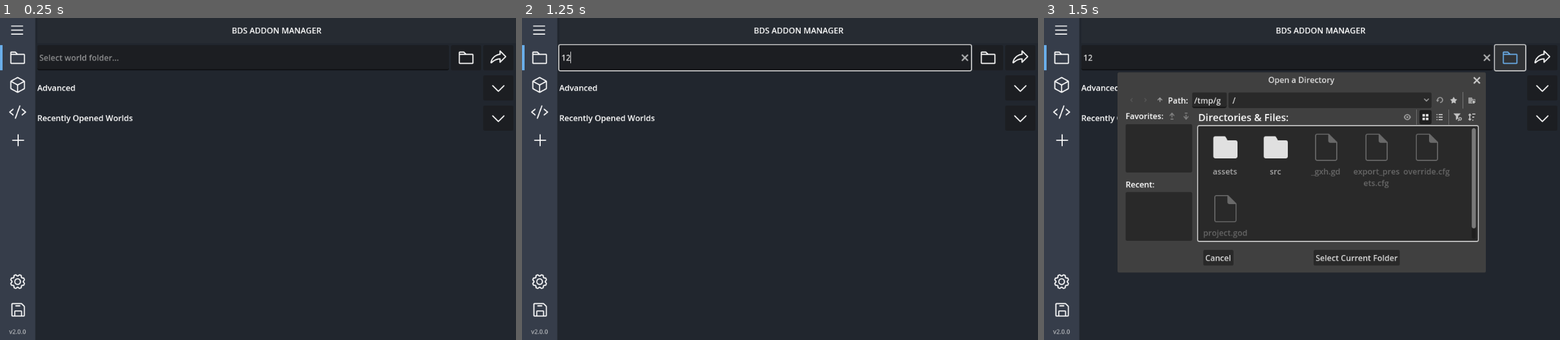
Above: before the commit, frames 1-3 (left to right).
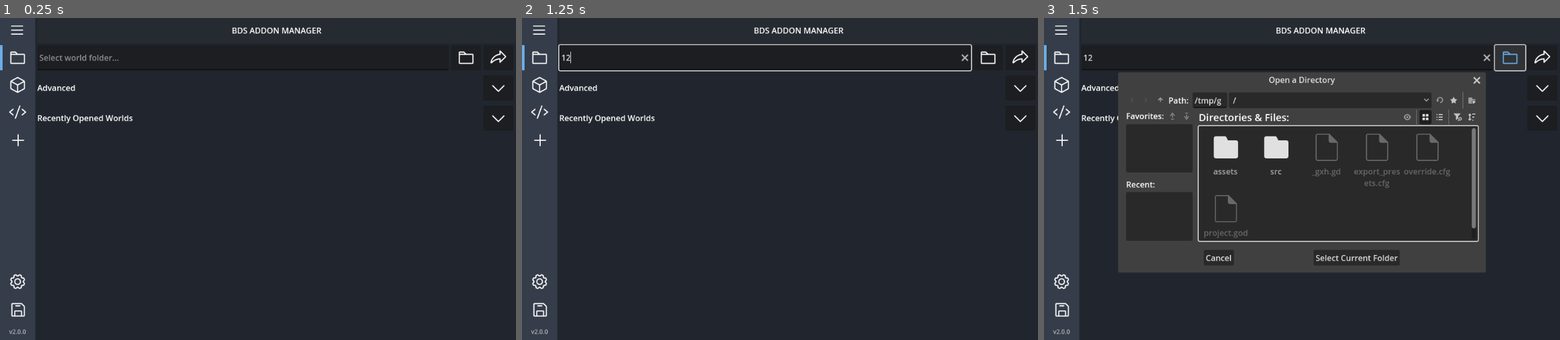
Above: after the commit, the same moments.

Repository: DragonTech26/BDSAddonManager
Game: Godot game, scene res://src/scenes/main.tscn
Same seed, same stepped clock (60 frames per second), same inputs: the game is played once before the commit and once after it.
Inputs (mouse positions are in pixels of both pictures, inside the frame that each line leads up to):
- Up to frame 1 (0.25 s): no input
- Up to frame 2 (1.25 s): click (764, 56) at 0.52 s; type "12" at 0.6 s
- Up to frame 3 (1.5 s): click (1508, 56) at 1.25 s

Frames 1-2 are identical in both runs. In frame 3, 1.2% of the frame differs, in the area x 14-79%, y 17-79%.
Error before the commit: Parse Error: Identifier "pack_version_label" not declared in the current scope. (res://src/scripts/pack_item.gd:21)

Commit message:
Fixed UI highlight bug

Diff:
--- a/src/scenes/pack_item.tscn
+++ b/src/scenes/pack_item.tscn
@@ -16,24 +16,31 @@
 size_flags_horizontal = 3
 script = ExtResource("1_5hvgd")
 
-[node name="Background" type="ColorRect" parent="."]
+[node name="MarginContainer" type="MarginContainer" parent="."]
+layout_mode = 2
+theme_override_constants/margin_left = 1
+theme_override_constants/margin_top = 1
+theme_override_constants/margin_right = 1
+theme_override_constants/margin_bottom = 1
+
+[node name="Background" type="ColorRect" parent="MarginContainer"]
 custom_minimum_size = Vector2(800, 75)
 layout_mode = 2
 size_flags_horizontal = 3
 size_flags_vertical = 3
 color = Color(0.10980392, 0.11764706, 0.13333334, 1)
 
-[node name="HBoxContainer" type="HBoxContainer" parent="."]
+[node name="HBoxContainer" type="HBoxContainer" parent="MarginContainer"]
 layout_mode = 2
 
-[node name="VBoxContainer" type="VBoxContainer" parent="HBoxContainer"]
+[node name="VBoxContainer" type="VBoxContainer" parent="MarginContainer/HBoxContainer"]
 layout_mode = 2
 
-[node name="UpButton" type="Button" parent="HBoxContainer/VBoxContainer"]
+[node name="UpButton" type="Button" parent="MarginContainer/HBoxContainer/VBoxContainer"]
 custom_minimum_size = Vector2(45, 45)
 layout_mode = 2
 
-[node name="TextureRect" type="TextureRect" parent="HBoxContainer/VBoxContainer/UpButton"]
+[node name="TextureRect" type="TextureRect" parent="MarginContainer/HBoxContainer/VBoxContainer/UpButton"]
 layout_mode = 1
 anchors_preset = 15
 anchor_right = 1.0
@@ -44,11 +51,11 @@
 texture = ExtResource("4_kn27u")
 flip_v = true
 
-[node name="DownButton" type="Button" parent="HBoxContainer/VBoxContainer"]
+[node name="DownButton" type="Button" parent="MarginContainer/HBoxContainer/VBoxContainer"]
 custom_minimum_size = Vector2(45, 45)
 layout_mode = 2
 
-[node name="TextureRect" type="TextureRect" parent="HBoxContainer/VBoxContainer/DownButton"]
+[node name="TextureRect" type="TextureRect" parent="MarginContainer/HBoxContainer/VBoxContainer/DownButton"]
 layout_mode = 1
 anchors_preset = 15
 anchor_right = 1.0
@@ -58,14 +65,24 @@
 mouse_default_cursor_shape = 2
 texture = ExtResource("4_kn27u")
 
-[node name="PackIcon" type="TextureRect" parent="HBoxContainer"]
+[node name="PackIcon" type="TextureRect" parent="MarginContainer/HBoxContainer"]
 custom_minimum_size = Vector2(64, 64)
 layout_mode = 2
 mouse_default_cursor_shape = 16
 texture = ExtResource("1_0j157")
 expand_mode = 3
 
-[node name="NameLabel" type="RichTextLabel" parent="HBoxContainer"]
+[node name="VersionLabel" type="RichTextLabel" parent="MarginContainer/HBoxContainer"]
+custom_minimum_size = Vector2(60, 0)
+layout_mode = 2
+theme_override_colors/default_color = Color(0.69411767, 0.7058824, 0.72156864, 1)
+theme_override_font_sizes/normal_font_size = 12
+text = "v00.00.00"
+autowrap_mode = 0
+horizontal_alignment = 1
+vertical_alignment = 1
+
+[node name="NameLabel" type="RichTextLabel" parent="MarginContainer/HBoxContainer"]
 custom_minimum_size = Vector2(250, 16)
 layout_mode = 2
 size_flags_horizontal = 3
@@ -73,7 +90,7 @@
 text = "Resource/Behavior Pack Name"
 fit_content = true
 
-[node name="DependencyInfo" type="TextureRect" parent="HBoxContainer"]
+[node name="DependencyInfo" type="TextureRect" parent="MarginContainer/HBoxContainer"]
 custom_minimum_size = Vector2(25, 25)
 layout_mode = 2
 tooltip_text = "This pack requires a dependency to work properly!"
@@ -82,7 +99,7 @@
 expand_mode = 1
 stretch_mode = 5
 
-[node name="SubpackDropdown" type="OptionButton" parent="HBoxContainer"]
+[node name="SubpackDropdown" type="OptionButton" parent="MarginContainer/HBoxContainer"]
 custom_minimum_size = Vector2(300, 45)
 layout_mode = 2
 size_flags_horizontal = 8
@@ -92,7 +109,7 @@
 clip_text = true
 fit_to_longest_item = false
 
-[node name="CheckBox" type="CheckBox" parent="HBoxContainer"]
+[node name="CheckBox" type="CheckBox" parent="MarginContainer/HBoxContainer"]
 custom_minimum_size = Vector2(45, 45)
 layout_mode = 2
 size_flags_horizontal = 8
@@ -102,15 +119,15 @@
 icon_alignment = 1
 expand_icon = true
 
-[node name="DeleteButton" type="Button" parent="HBoxContainer"]
+[node name="DeleteButton" type="Button" parent="MarginContainer/HBoxContainer"]
 layout_mode = 2
 size_flags_horizontal = 8
 mouse_default_cursor_shape = 2
 theme_override_colors/icon_hover_color = Color(0.7372549, 0.20392157, 0.32156864, 1)
 icon = ExtResource("4_4jlgp")
 
-[connection signal="pressed" from="HBoxContainer/VBoxContainer/UpButton" to="." method="_on_up_button_pressed"]
-[connection signal="pressed" from="HBoxContainer/VBoxContainer/DownButton" to="." method="_on_down_button_pressed"]
-[connection signal="item_selected" from="HBoxContainer/SubpackDropdown" to="." method="_on_subpack_dropdown_item_selected"]
-[connection signal="toggled" from="HBoxContainer/CheckBox" to="." method="_on_check_box_toggled"]
-[connection signal="pressed" from="HBoxContainer/DeleteButton" to="." method="_on_delete_button_pressed"]
+[connection signal="pressed" from="MarginContainer/HBoxContainer/VBoxContainer/UpButton" to="." method="_on_up_button_pressed"]
+[connection signal="pressed" from="MarginContainer/HBoxContainer/VBoxContainer/DownButton" to="." method="_on_down_button_pressed"]
+[connection signal="item_selected" from="MarginContainer/HBoxContainer/SubpackDropdown" to="." method="_on_subpack_dropdown_item_selected"]
+[connection signal="toggled" from="MarginContainer/HBoxContainer/CheckBox" to="." method="_on_check_box_toggled"]
+[connection signal="pressed" from="MarginContainer/HBoxContainer/DeleteButton" to="." method="_on_delete_button_pressed"]
--- a/src/scripts/pack_item.gd
+++ b/src/scripts/pack_item.gd
@@ -4,14 +4,15 @@
 var _delete_dialog: ConfirmationDialog
 var _error_dialog: AcceptDialog
 
-@onready var up_button: Button = $HBoxContainer/VBoxContainer/UpButton
-@onready var down_button: Button = $HBoxContainer/VBoxContainer/DownButton
-@onready var icon: TextureRect = $HBoxContainer/PackIcon
-@onready var name_label: RichTextLabel = $HBoxContainer/NameLabel
-@onready var check_box: CheckBox = $HBoxContainer/CheckBox
-@onready var dropdown: OptionButton = $HBoxContainer/SubpackDropdown
-@onready var delete_btn: Button = $HBoxContainer/DeleteButton
-@onready var dependency_alert: TextureRect = $HBoxContainer/DependencyInfo
+@onready var up_button: Button = $MarginContainer/HBoxContainer/VBoxContainer/UpButton
+@onready var down_button: Button = $MarginContainer/HBoxContainer/VBoxContainer/DownButton
+@onready var icon: TextureRect = $MarginContainer/HBoxContainer/PackIcon
+@onready var pack_version_label: RichTextLabel = $MarginContainer/HBoxContainer/VersionLabel
+@onready var name_label: RichTextLabel = $MarginContainer/HBoxContainer/NameLabel
+@onready var check_box: CheckBox = $MarginContainer/HBoxContainer/CheckBox
+@onready var dropdown: OptionButton = $MarginContainer/HBoxContainer/SubpackDropdown
+@onready var delete_btn: Button = $MarginContainer/HBoxContainer/DeleteButton
+@onready var dependency_alert: TextureRect = $MarginContainer/HBoxContainer/DependencyInfo
 
 
 func setup(data):
